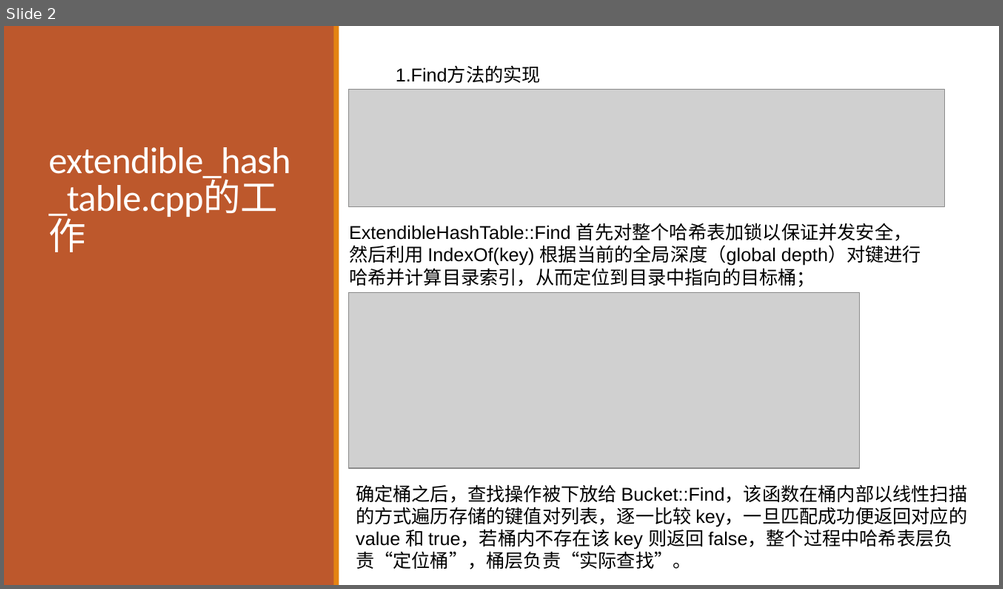
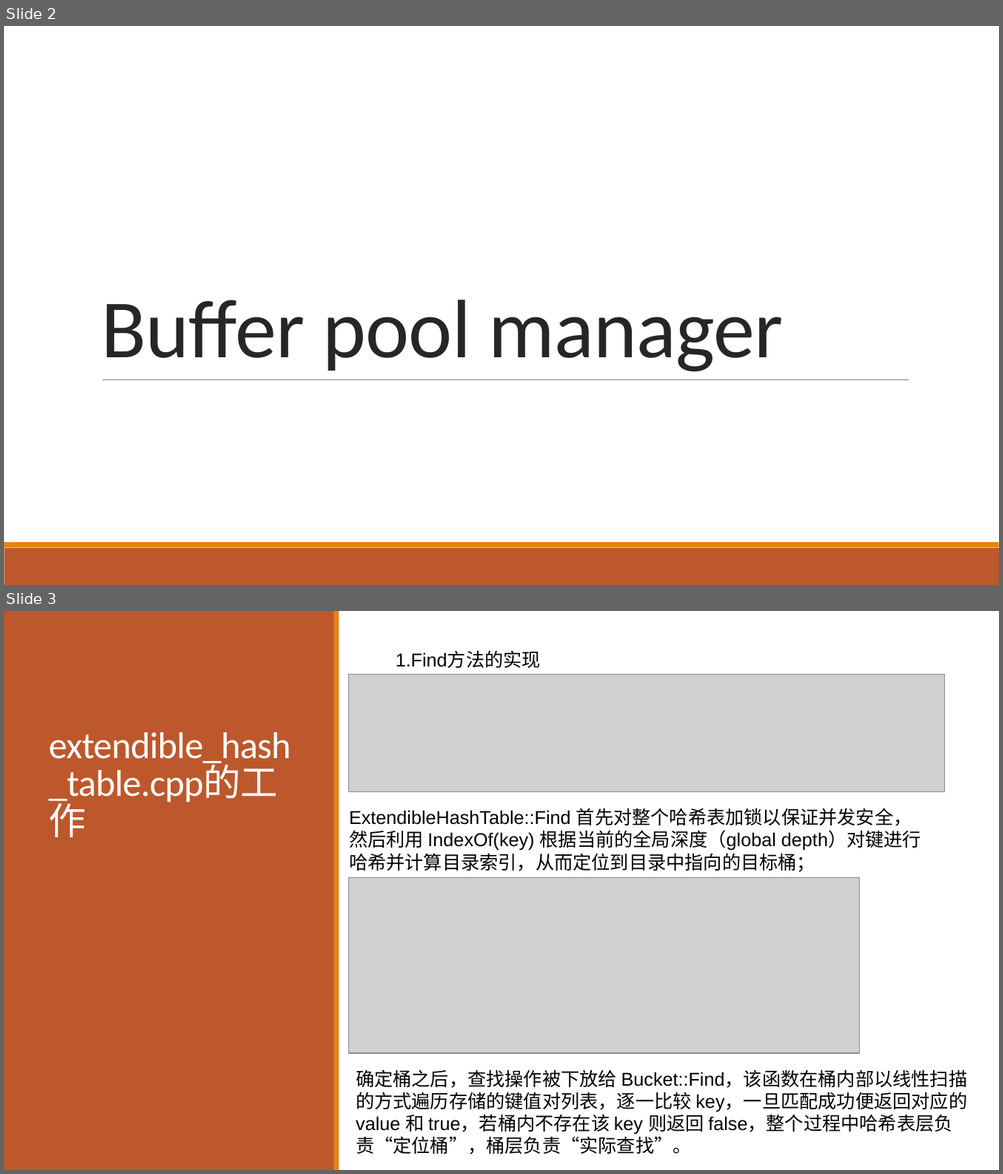
Before and after one commit to SDataBaseGroup/Database-lab, a slide deck: 缓冲区管理器与B+树的总ppt.pptx. Shown one above the other, each under a label of ours: slide 2 before the commit, slides 2 and 3 after it. The pictures are 1003x589 and 1003x1174 pixels, drawn with LibreOffice and Linux fonts; fonts in the diff are those of the drawing; grey boxes stand for pictures. Boxes give left, top, right and bottom in pixels: in the first picture for what was removed or moved away, otherwise in the second. Text is boxed around its words. In the diff, an @@ line names an element or a change of style, - is before the commit and + after.

```diff
--- a/缓冲区管理器与B+树的总ppt.pptx
+++ b/缓冲区管理器与B+树的总ppt.pptx
@@ slide 2 added at (4,26,999,585), background #FFFFFF @@
@@ title added at (101,300,783,372), 80 pt, text #262626 @@
+Buffer pool manager
@@ line added from (102, 380) to (908, 380), #808080 0.5 pt @@
@@ rectangle added at (4,548,999,585), fill #BD582C @@
@@ rectangle added at (4,543,999,548), fill #E48312 @@
@@ what was slide 2 is now slide 3 @@
```
Also in this commit, not shown: 7 slides changed, 1 other slide added.
